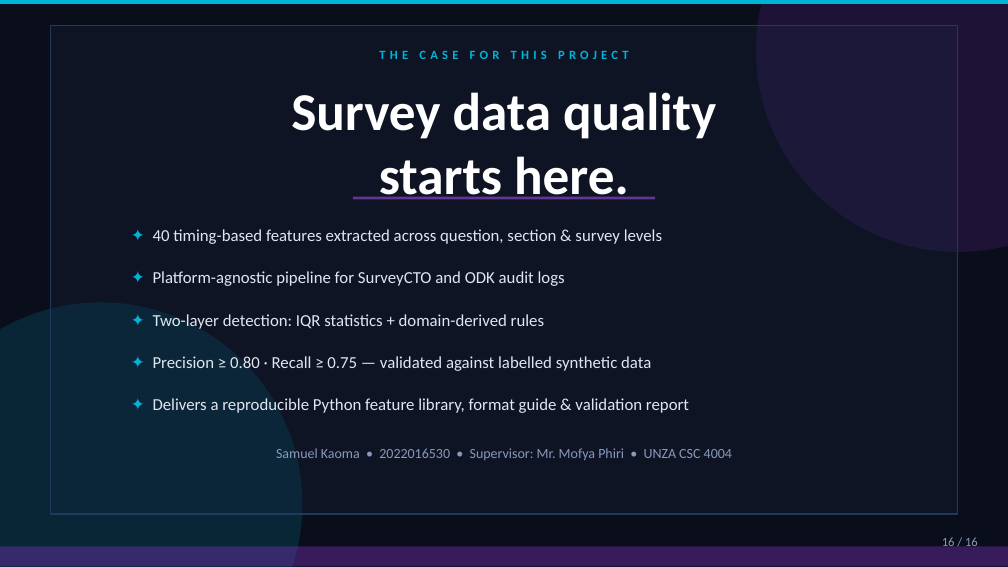
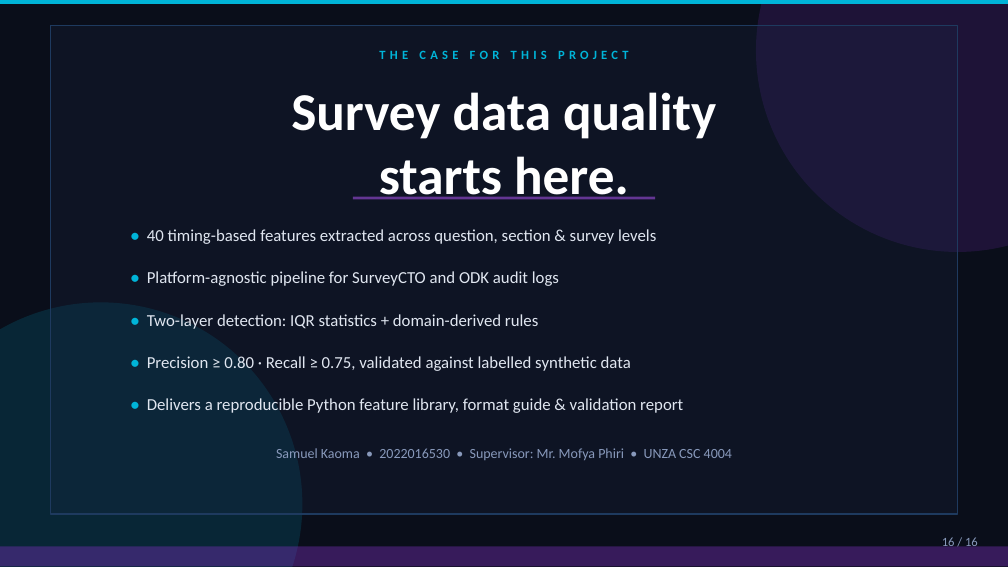
Before and after one commit to Samuelkaoma-eng/SKACE-TIME-DATA, a slide deck: slide 16 of docs/deliverables/Kaoma_Paradata_Presentation.pptx. Drawn at 1008x567 pixels with LibreOffice and Linux fonts; fonts in the diff are those of the drawing. Boxes give left, top, right and bottom in pixels: in the first picture for what was removed or moved away, otherwise in the second. Text is boxed around its words. In the diff, an @@ line names an element or a change of style, - is before the commit and + after.

Commit message:
documentation tidy-up: formatting consistency across docs and deliverables

```diff
--- a/docs/deliverables/Kaoma_Paradata_Presentation.pptx
+++ b/docs/deliverables/Kaoma_Paradata_Presentation.pptx
@@ text at [147, 229, 656, 244]: text changed @@
-✦ 40 timing-based features extracted across question, section & survey levels
+• 40 timing-based features extracted across question, section & survey levels
@@ text at [147, 271, 559, 286]: text changed @@
-✦ Platform-agnostic pipeline for SurveyCTO and ODK audit logs
+• Platform-agnostic pipeline for SurveyCTO and ODK audit logs
@@ text at [147, 314, 538, 329]: text changed @@
-✦ Two-layer detection: IQR statistics + domain-derived rules
+• Two-layer detection: IQR statistics + domain-derived rules
@@ text at [147, 356, 631, 371]: text changed @@
-✦ Precision ≥ 0.80 · Recall ≥ 0.75 — validated against labelled synthetic data
+• Precision ≥ 0.80 · Recall ≥ 0.75, validated against labelled synthetic data
@@ text at [147, 398, 683, 413]: text changed @@
-✦ Delivers a reproducible Python feature library, format guide & validation report
+• Delivers a reproducible Python feature library, format guide & validation report
```
Also in this commit, not shown: 10 other slides changed, 6 other files.
